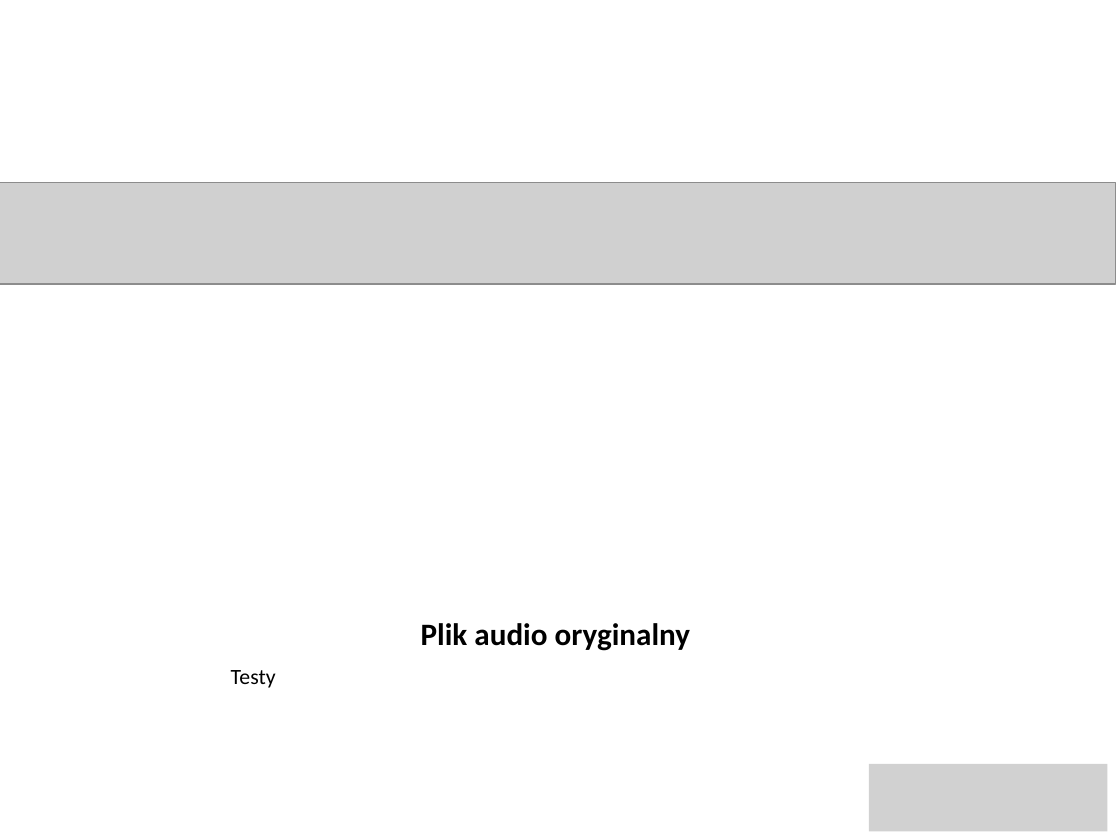
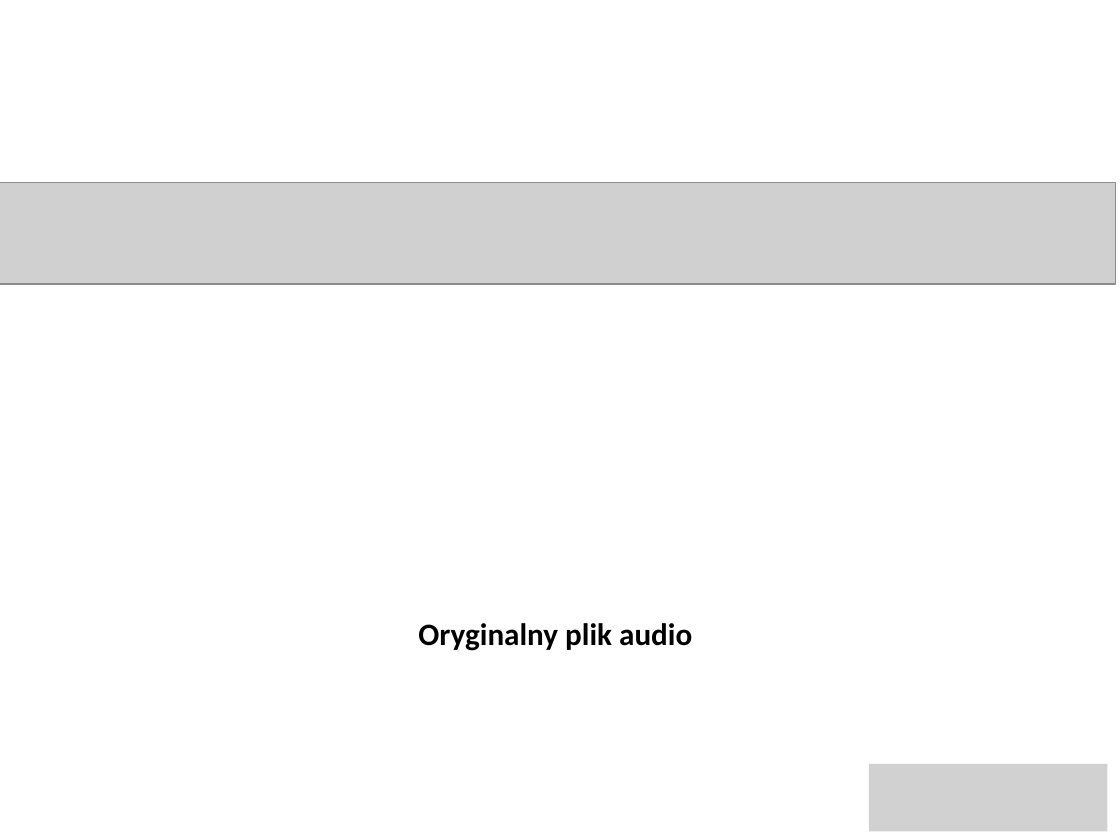
Before and after one commit to Kejzin/Thesis, a slide deck: slide 6 of prezentacja_dyplomowa/prezentacja_dyplomowa.pptx (slide 5 before the commit). Drawn at 1120x840 pixels with LibreOffice and Linux fonts; fonts in the diff are those of the drawing; grey boxes stand for pictures; background and template pictures are left out. Boxes give left, top, right and bottom in pixels: in the first picture for what was removed or moved away, otherwise in the second. Text is boxed around its words. In the diff, an @@ line names an element or a change of style, - is before the commit and + after.

```diff
--- a/prezentacja_dyplomowa/prezentacja_dyplomowa.pptx
+++ b/prezentacja_dyplomowa/prezentacja_dyplomowa.pptx
@@ title at bbox=[418, 623, 692, 651]: text changed @@
-Plik audio oryginalny
+Oryginalny plik audio
@@ text removed at bbox=[231, 670, 276, 688] @@
-Testy
```
Also in this commit, not shown: 4 other slides changed, 2 slides added, 1 other file.
